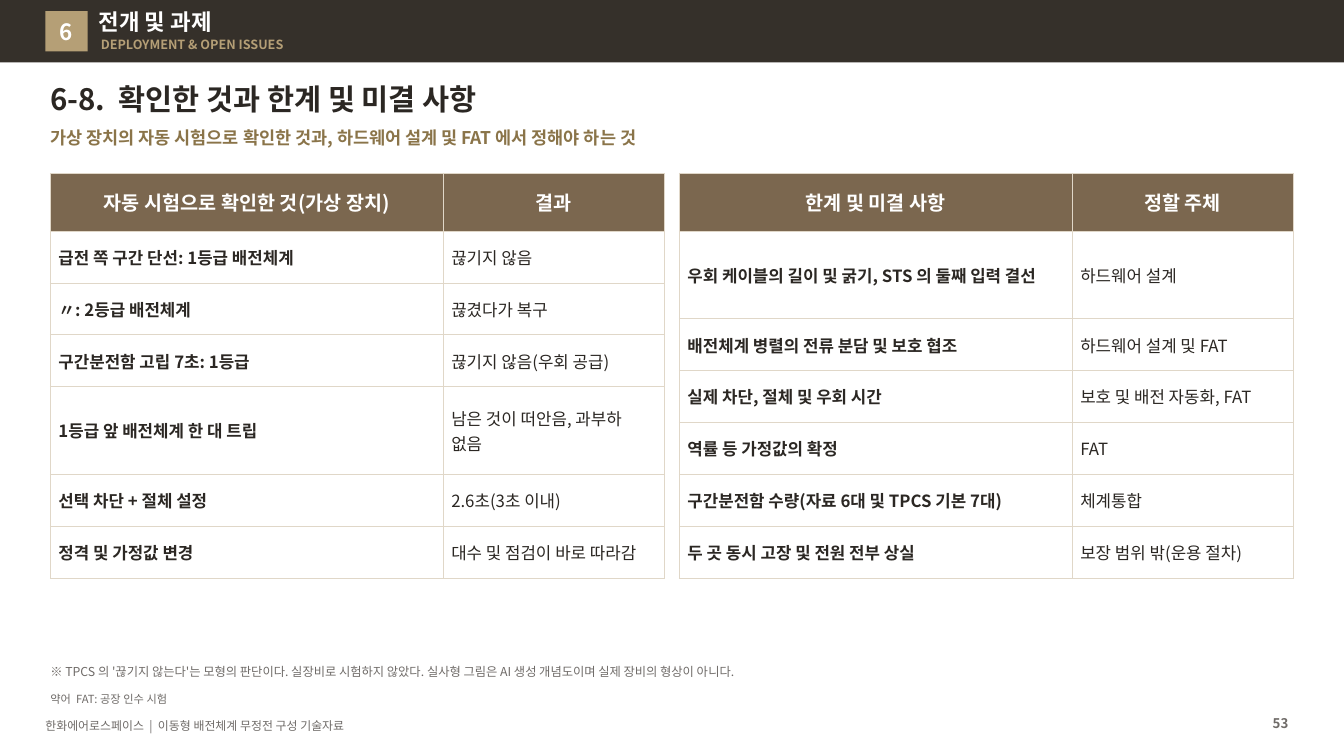
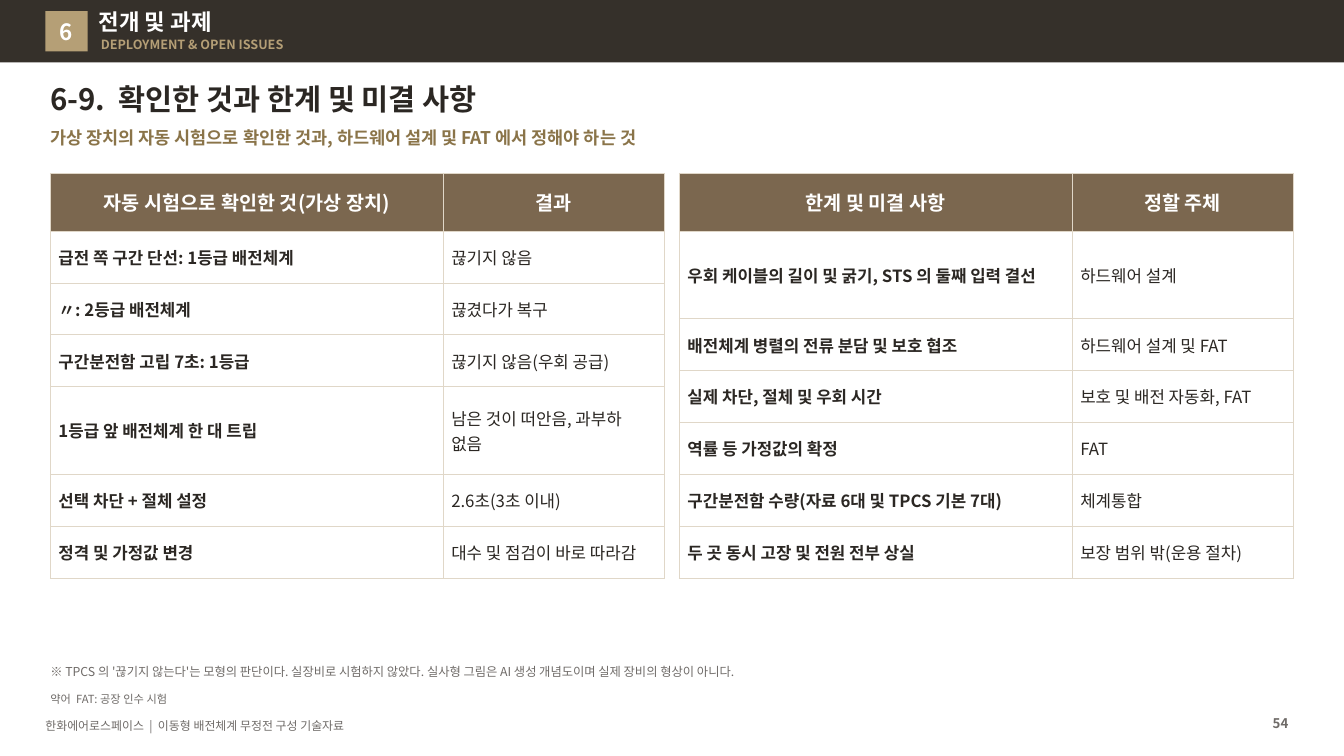
Before and after one commit to byunjd112-hue/headroom, a slide deck: slide 54 of mobile_ems/docs/out/IFPS_이동형배전체계_무정전구성_기술자료_Rev72.pptx (slide 53 before the commit). Drawn at 1344x756 pixels with LibreOffice and Linux fonts; fonts in the diff are those of the drawing. Boxes give left, top, right and bottom in pixels: in the first picture for what was removed or moved away, otherwise in the second. Text is boxed around its words. In the diff, an @@ line names an element or a change of style, - is before the commit and + after.

```diff
--- a/mobile_ems/docs/out/IFPS_이동형배전체계_무정전구성_기술자료_Rev72.pptx
+++ b/mobile_ems/docs/out/IFPS_이동형배전체계_무정전구성_기술자료_Rev72.pptx
@@ title at (50,85,477,113): text changed @@
-6-8. 확인한 것과 한계 및 미결 사항
+6-9. 확인한 것과 한계 및 미결 사항
@@ page number at (1273,718,1289,728): text changed @@
-53
+54
```
Also in this commit, not shown: 7 other slides changed, 1 slide added, 6 other files.
